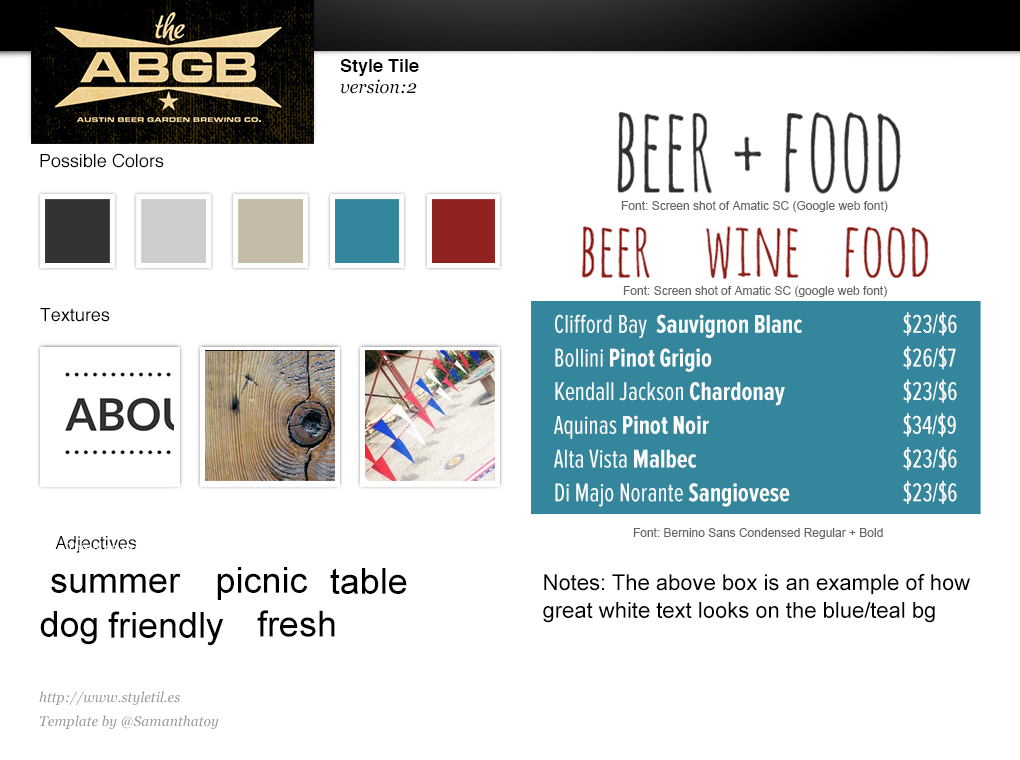
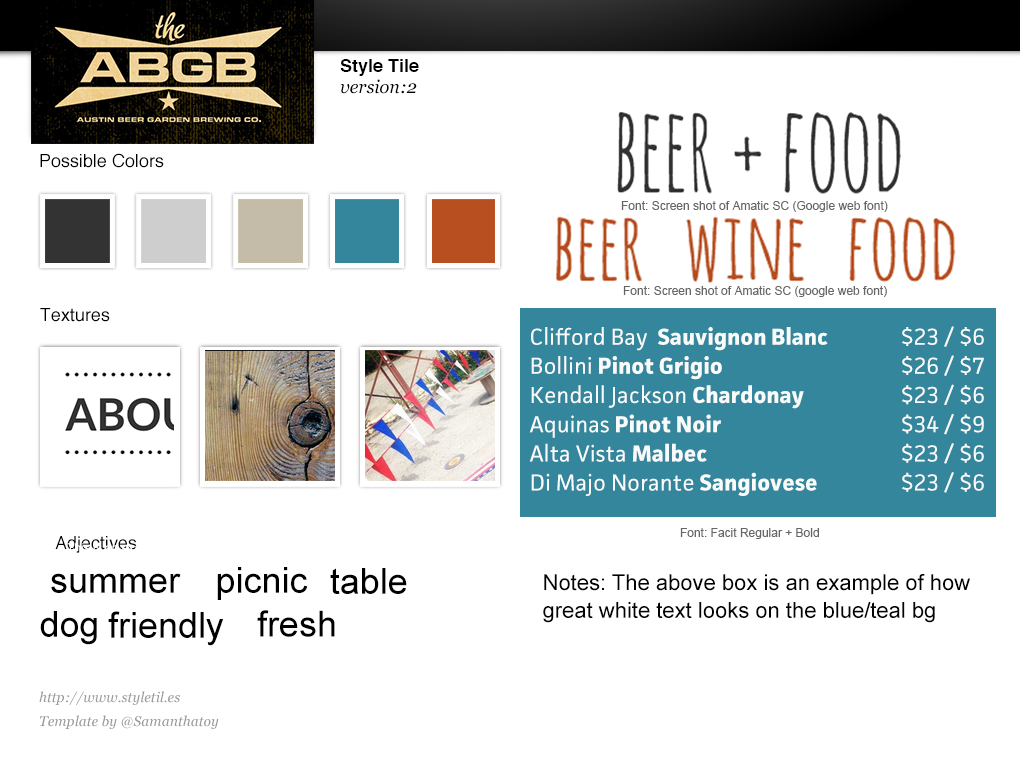
Layers edited between the first and the second (1020, 760) image:
renamed "Clifford Bay Sauvignon Blanc $23/$6 Bollini Pinot Grigio" to "Clifford Bay Sauvignon Blanc $23 / $6 Bollini Pinot Gri", painted on it over [529, 312, 984, 507]
painted on "Rectangle 1" over [520, 301, 996, 517]
renamed "Font: Bernino Sans Condensed Regular + Bold" to "Font: Facit Regular + Bold", painted on it over [633, 528, 883, 539]
renamed "Screen Shot 2015-02-23 at 7.18.38 PM" to "Screen Shot 2015-02-24 at 4.58.47 PM", painted on it over [555, 216, 956, 283]
